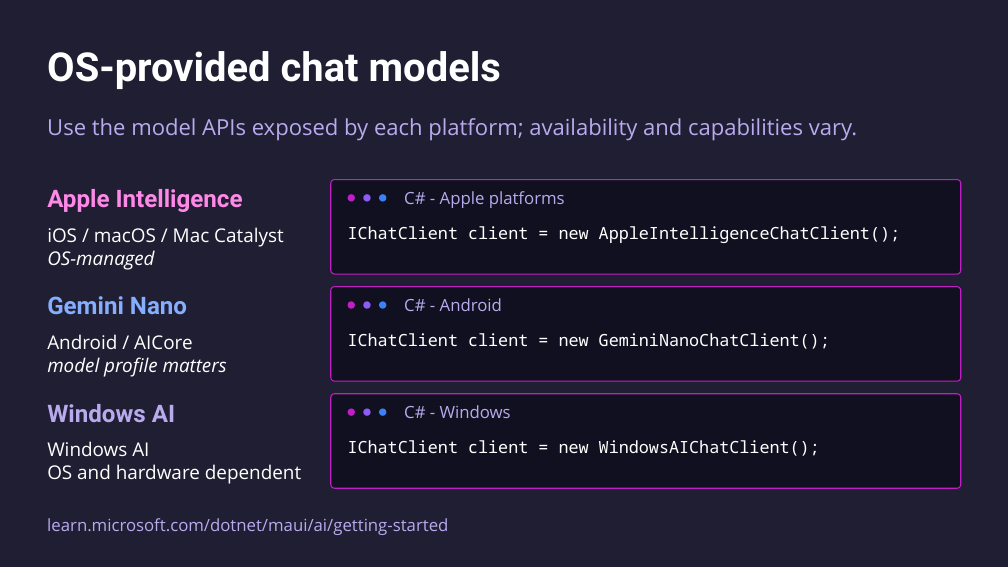
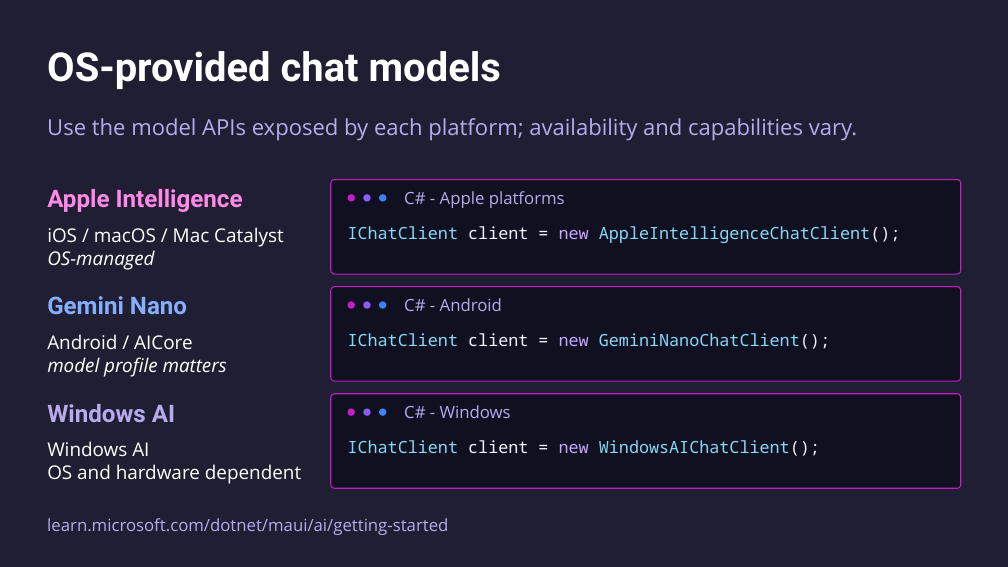
Before and after one commit to mattleibow/dotnetconf2026, a slide deck: slide 16 of slides.pptx. Drawn at 1008x567 pixels with LibreOffice and Linux fonts; fonts in the diff are those of the drawing. Boxes give left, top, right and bottom in pixels: in the first picture for what was removed or moved away, otherwise in the second. Text is boxed around its words. In the diff, an @@ line names an element or a change of style, - is before the commit and + after.

```diff
--- a/slides.pptx
+++ b/slides.pptx
@@ text "IChatClient client = new AppleIntelligenceChatClient();" at (x1=348, y1=226, x2=901, y2=243): text colour #FFFFFF to #86D8F7 in "IChatClient AppleIntelligenceChatClient();"; text colour #FFFFFF to #F2F1FA in "client = AppleIntelligenceChatClient();"; text colour #FFFFFF to #C6A7FF in "new" @@
@@ text "IChatClient client = new GeminiNanoChatClient();" at (x1=348, y1=333, x2=830, y2=349): text colour #FFFFFF to #86D8F7 in "IChatClient GeminiNanoChatClient();"; text colour #FFFFFF to #F2F1FA in "client = GeminiNanoChatClient();"; text colour #FFFFFF to #C6A7FF in "new" @@
@@ text "IChatClient client = new WindowsAIChatClient();" at (x1=348, y1=440, x2=820, y2=456): text colour #FFFFFF to #86D8F7 in "IChatClient WindowsAIChatClient();"; text colour #FFFFFF to #F2F1FA in "client = WindowsAIChatClient();"; text colour #FFFFFF to #C6A7FF in "new" @@
```
Also in this commit, not shown: 15 other slides changed.
